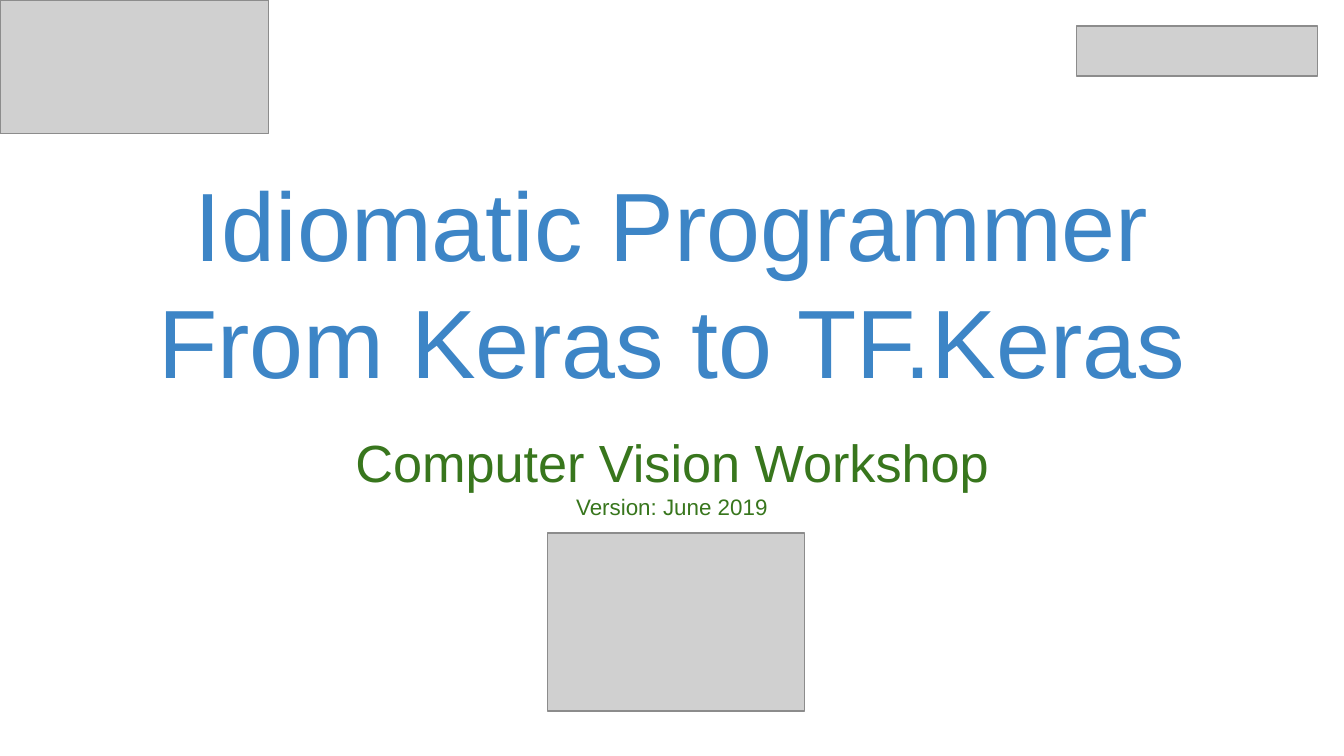
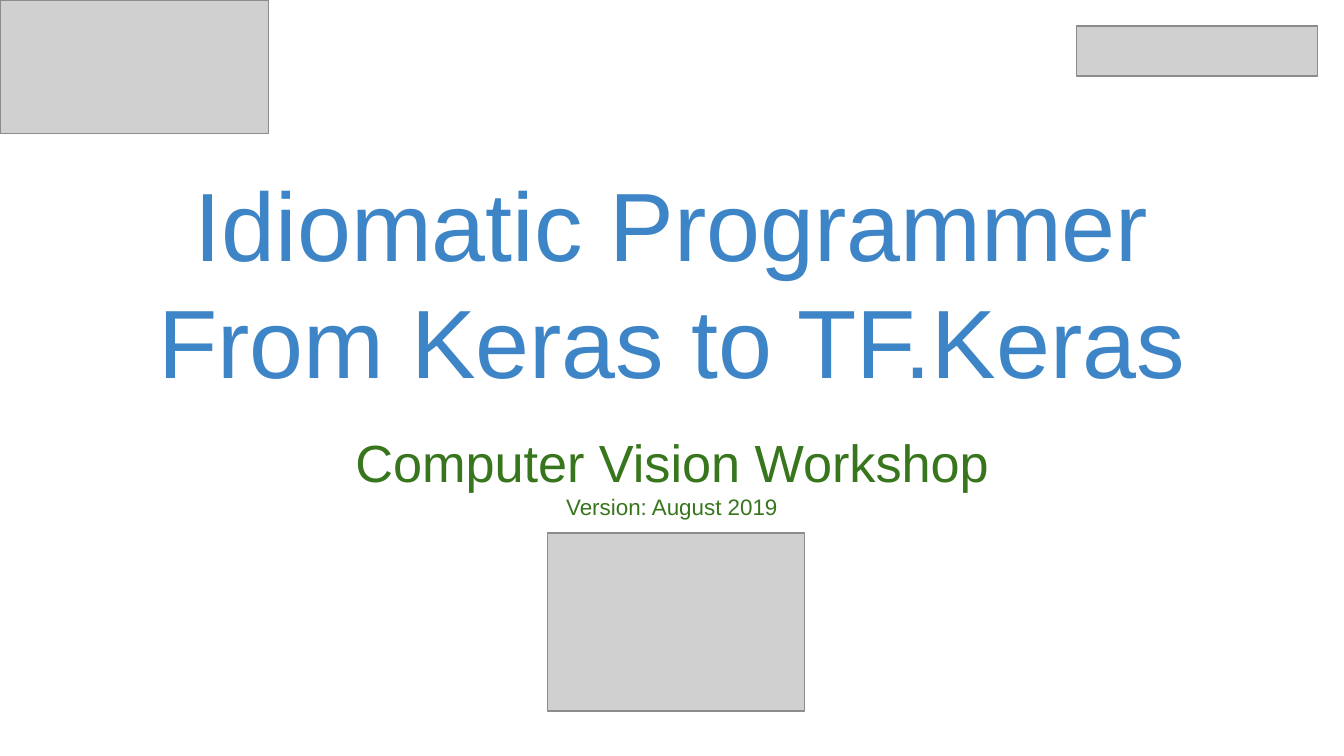
Before and after one commit to GoogleCloudPlatform/keras-idiomatic-programmer, a slide deck: slide 1 of workshops/Production/The Idiomatic Programmer - Production - Workshop.pptx. Drawn at 1344x756 pixels with LibreOffice and Linux fonts; fonts in the diff are those of the drawing; grey boxes stand for pictures. Boxes give left, top, right and bottom in pixels: in the first picture for what was removed or moved away, otherwise in the second. Text is boxed around its words. In the diff, an @@ line names an element or a change of style, - is before the commit and + after.

Commit message:
update the workshop presentation

```diff
--- a/workshops/Production/The Idiomatic Programmer - Production - Workshop.pptx
+++ b/workshops/Production/The Idiomatic Programmer - Production - Workshop.pptx
@@ subtitle at <box>355,444,989,520</box>: text changed @@
-Computer Vision Workshop
-Version: June 2019
+Computer Vision Workshop
+Version: August 2019
```
Also in this commit, not shown: 10 other slides changed, 10 slides added, 1 slide removed.
